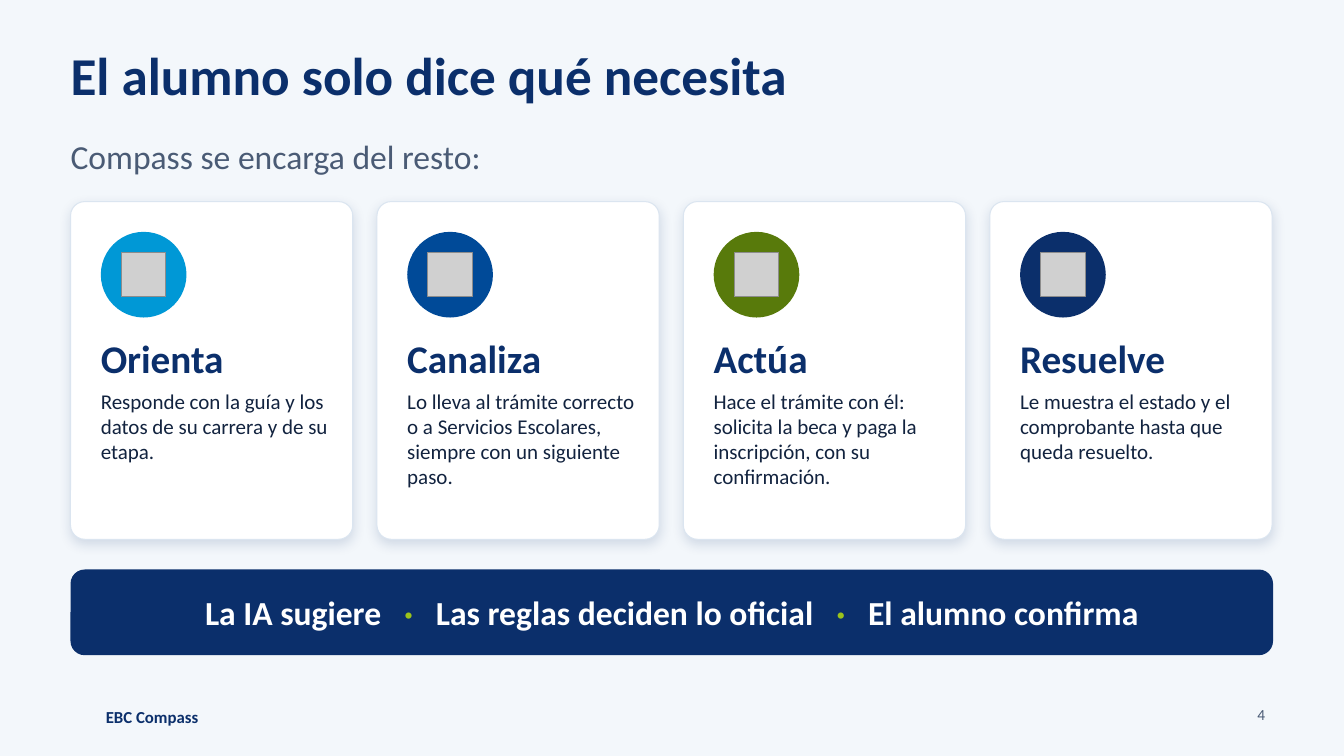
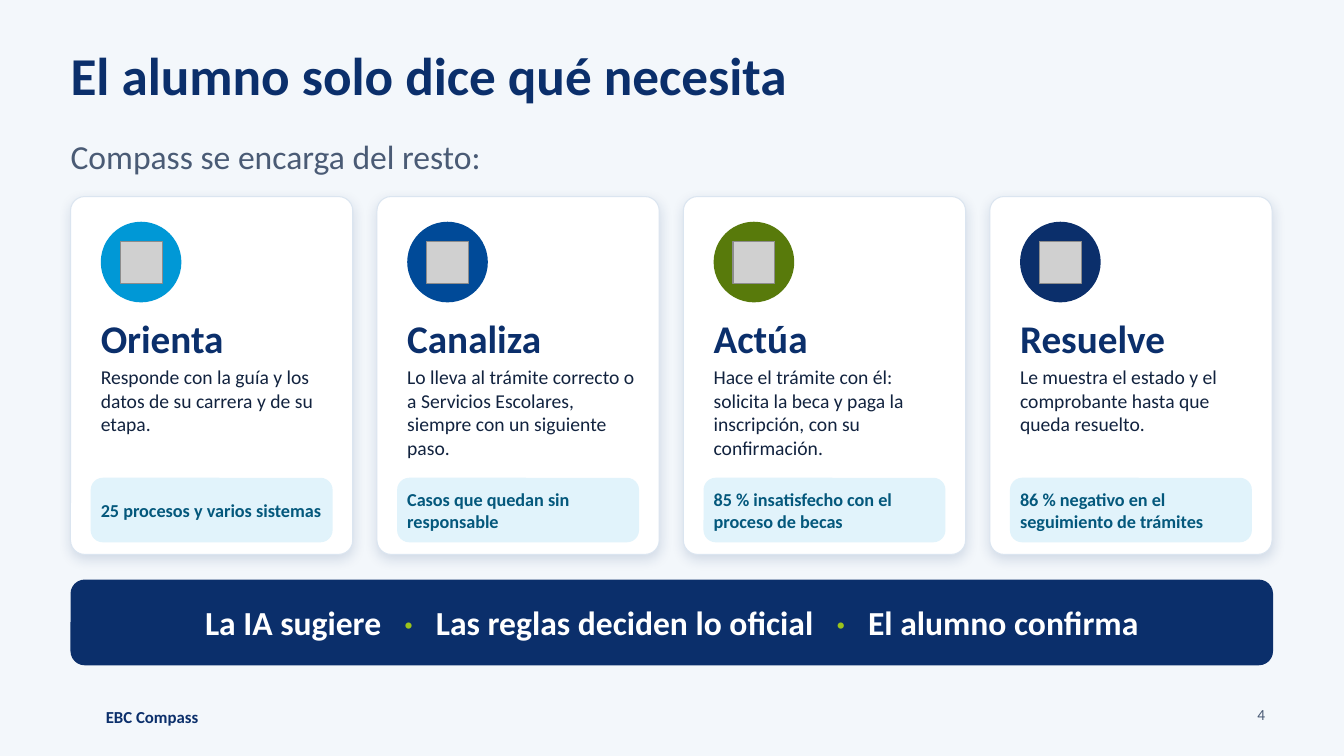
Before and after one commit to EBCoDivas/ebc-compass, a slide deck: slide 4 of docs/presentacion/EBC_Compass_Presentacion.pptx. Drawn at 1344x756 pixels with LibreOffice and Linux fonts; fonts in the diff are those of the drawing; grey boxes stand for pictures; background and template pictures are left out. Boxes give left, top, right and bottom in pixels: in the first picture for what was removed or moved away, otherwise in the second. Text is boxed around its words. In the diff, an @@ line names an element or a change of style, - is before the commit and + after.

```diff
--- a/docs/presentacion/EBC_Compass_Presentacion.pptx
+++ b/docs/presentacion/EBC_Compass_Presentacion.pptx
@@ rounded rectangle: place and size @@
-rounded rectangle at (71,202,353,539)
+rounded rectangle at (71,197,353,555)
@@ rounded rectangle: place and size @@
-rounded rectangle at (377,202,659,539)
+rounded rectangle at (377,197,659,555)
@@ rounded rectangle: place and size @@
-rounded rectangle at (684,202,966,539)
+rounded rectangle at (684,197,966,555)
@@ rounded rectangle: place and size @@
-rounded rectangle at (990,202,1272,539)
+rounded rectangle at (990,197,1272,555)
@@ ellipse: place and size @@
-ellipse at (101,232,187,318)
+ellipse at (101,222,181,302)
@@ ellipse: place and size @@
-ellipse at (407,232,493,318)
+ellipse at (407,222,488,302)
@@ ellipse: place and size @@
-ellipse at (714,232,800,318)
+ellipse at (714,222,795,302)
@@ ellipse: place and size @@
-ellipse at (1020,232,1106,318)
+ellipse at (1020,222,1101,302)
@@ 4 pictures: place and size @@
-4 pictures at (121,252,1085,296)
+4 pictures at (120,241,1082,283)
@@ 4 texts: place and size @@
-4 texts at (101,345,1165,374)
+4 texts at (101,325,1165,354)
@@ text "Responde con la guía y ...": place and size @@
-text "Responde con la guía y ..." at (101,394,327,463)
+text "Responde con la guía y ..." at (101,370,313,434)
@@ text "Lo lleva al trámite correcto ...": place and size @@
-text "Lo lleva al trámite correcto ..." at (407,394,634,488)
+text "Lo lleva al trámite correcto ..." at (407,370,634,458)
@@ text "Hace el trámite con él: ...": place and size @@
-text "Hace el trámite con él: ..." at (714,394,917,484)
+text "Hace el trámite con él: ..." at (714,370,904,455)
@@ size 15 to 14 pt in 4 elements at (101,370,313,434), (407,370,634,458), (714,370,904,455), (1020,370,1217,434) @@
@@ text "Le muestra el estado y ...": place and size @@
-text "Le muestra el estado y ..." at (1020,394,1230,463)
+text "Le muestra el estado y ..." at (1020,370,1217,434)
@@ rounded rectangle added at (91,478,333,542), fill #E1F3FB @@
@@ rounded rectangle added at (397,478,639,542), fill #E1F3FB @@
@@ rounded rectangle added at (704,478,946,542), fill #E1F3FB @@
@@ rounded rectangle added at (1010,478,1252,542), fill #E1F3FB @@
@@ text added at (101,504,321,520), 13 pt, text #04587C, bold @@
+25 procesos y varios sistemas
@@ text added at (407,493,569,531), 13 pt, text #04587C, bold @@
+Casos que quedan sin responsable
@@ text added at (714,493,892,531), 13 pt, text #04587C, bold @@
+85 % insatisfecho con el proceso de becas
@@ text added at (1020,493,1203,531), 13 pt, text #04587C, bold @@
+86 % negativo en el seguimiento de trámites
@@ text "La IA sugiere · Las ...": place and size @@
-text "La IA sugiere · Las ..." at (205,601,1138,631)
+text "La IA sugiere · Las ..." at (205,611,1138,641)
@@ rounded rectangle: place and size @@
-rounded rectangle at (71,570,1273,655)
+rounded rectangle at (71,580,1273,665)
```
Also in this commit, not shown: 1 other file.
